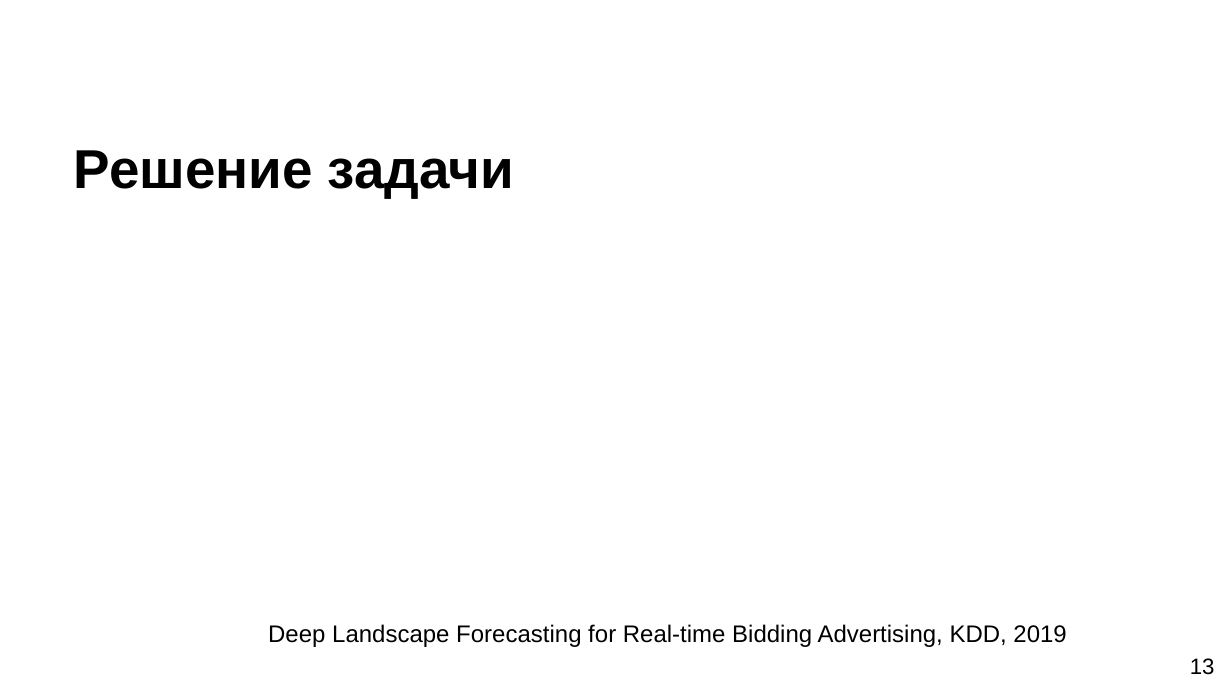
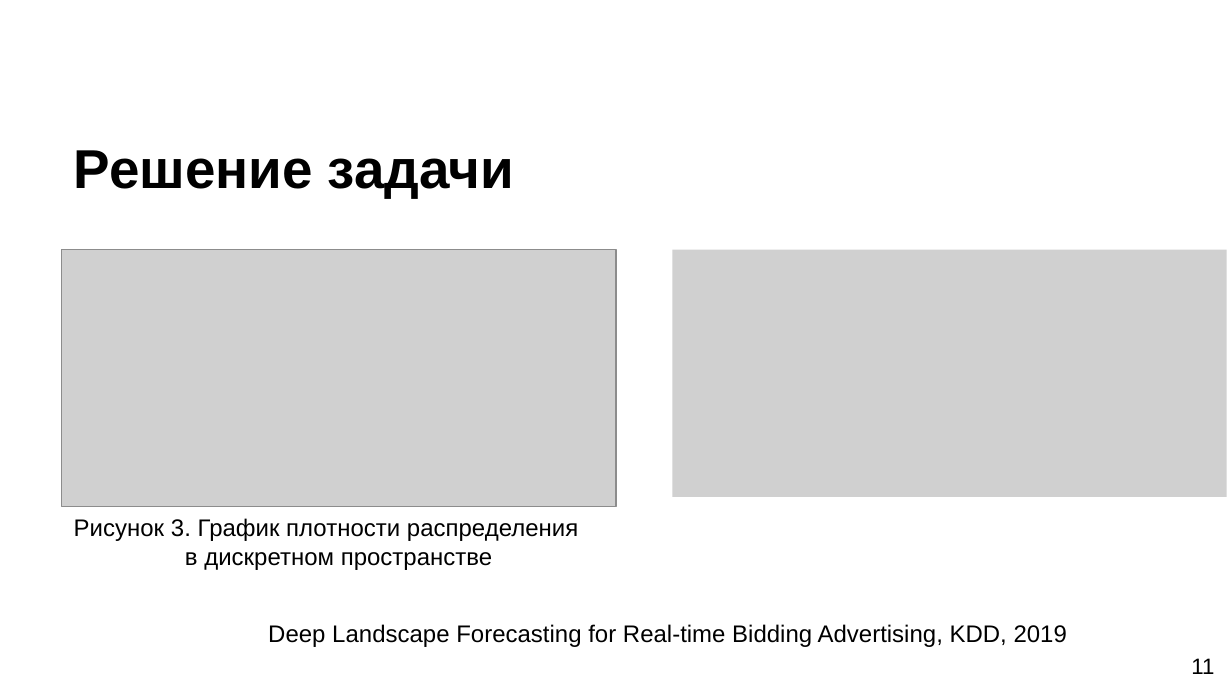
Before and after one commit to SerTelnov/landscape-forecasting, a slide deck: slide 11 of stuff/docs/2020-pps-forecasting.pptx (slide 13 before the commit). Drawn at 1232x693 pixels with LibreOffice and Linux fonts; fonts in the diff are those of the drawing; grey boxes stand for pictures; background and template pictures are left out. Boxes give left, top, right and bottom in pixels: in the first picture for what was removed or moved away, otherwise in the second. Text is boxed around its words. In the diff, an @@ line names an element or a change of style, - is before the commit and + after.

```diff
--- a/stuff/docs/2020-pps-forecasting.pptx
+++ b/stuff/docs/2020-pps-forecasting.pptx
@@ picture added at [62, 250, 616, 506] @@
@@ picture added at [673, 250, 1227, 498] @@
@@ text added at [74, 518, 578, 570], 14 pt, text #000000 @@
+Рисунок 3. График плотности распределения
+в дискретном пространстве
@@ page number at [1191, 658, 1214, 674]: text changed @@
-13
+11
```
Also in this commit, not shown: 9 other slides changed, 1 slide added, 3 slides removed, 6 other files.
